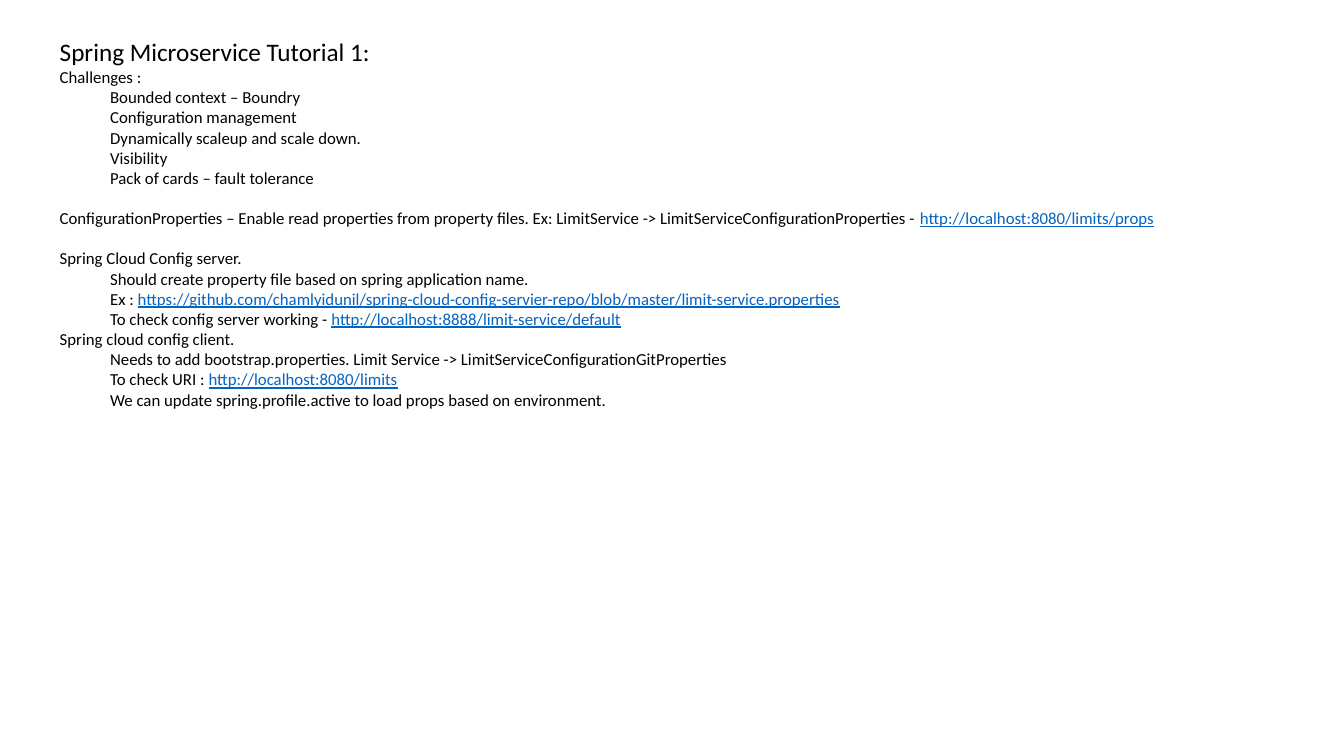
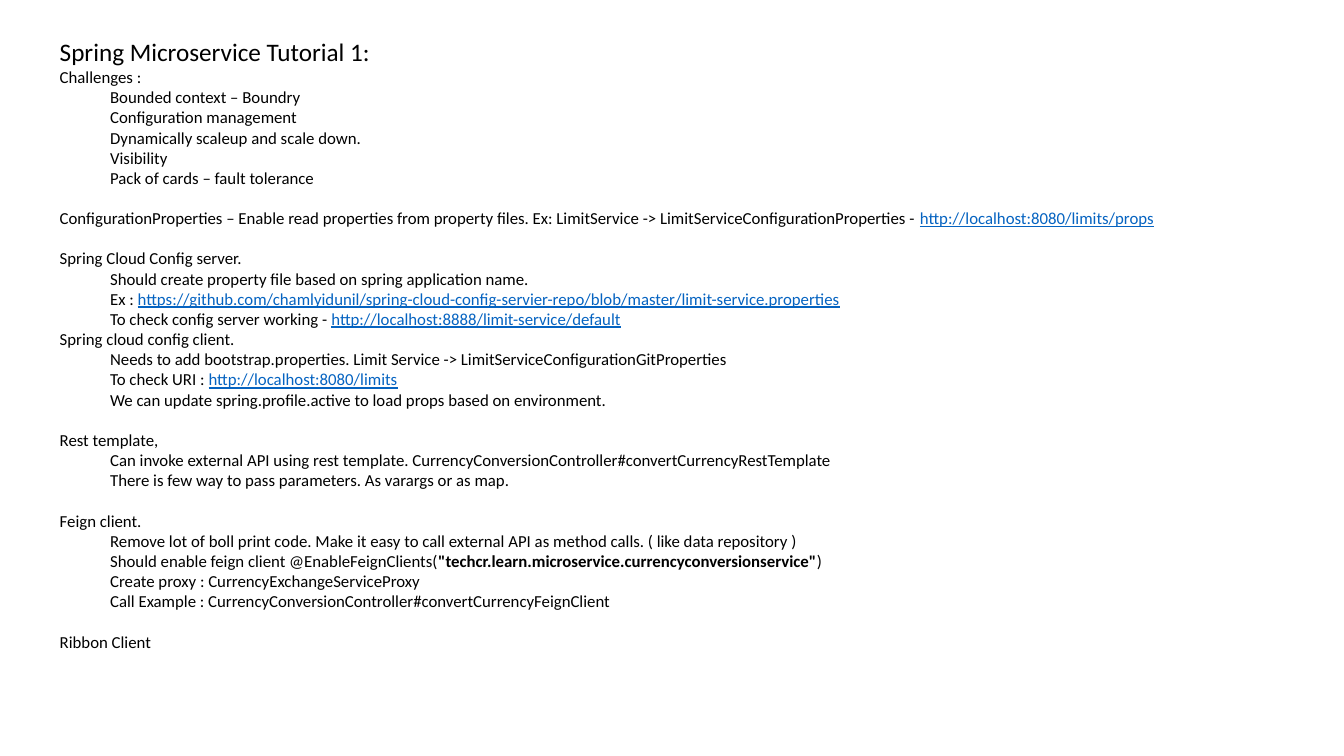
Before and after one commit to TechCR-Tutorial/spring_microservice_tutorial_1, a slide deck: slide 5 of spring_micro_tute_1.pptx. Drawn at 1344x756 pixels with LibreOffice and Linux fonts; fonts in the diff are those of the drawing. Boxes give left, top, right and bottom in pixels: in the first picture for what was removed or moved away, otherwise in the second. Text is boxed around its words. In the diff, an @@ line names an element or a change of style, - is before the commit and + after.

```diff
--- a/spring_micro_tute_1.pptx
+++ b/spring_micro_tute_1.pptx
@@ text at bbox=[60, 434, 830, 648]: paragraphs added @@
+Rest template,
+  Can invoke external API using rest template. CurrencyConversionController#convertCurrencyRestTemplate
+  There is few way to pass parameters. As varargs or as map.
+Feign client.
+  Remove lot of boll print code. Make it easy to call external API as method calls. ( like data repository )
+  Should enable feign client @EnableFeignClients("techcr.learn.microservice.currencyconversionservice")
+  Create proxy : CurrencyExchangeServiceProxy
+  Call Example : CurrencyConversionController#convertCurrencyFeignClient
+Ribbon Client
```
Also in this commit, not shown: 1 other slide changed, 1 slide added, 39 other files.
